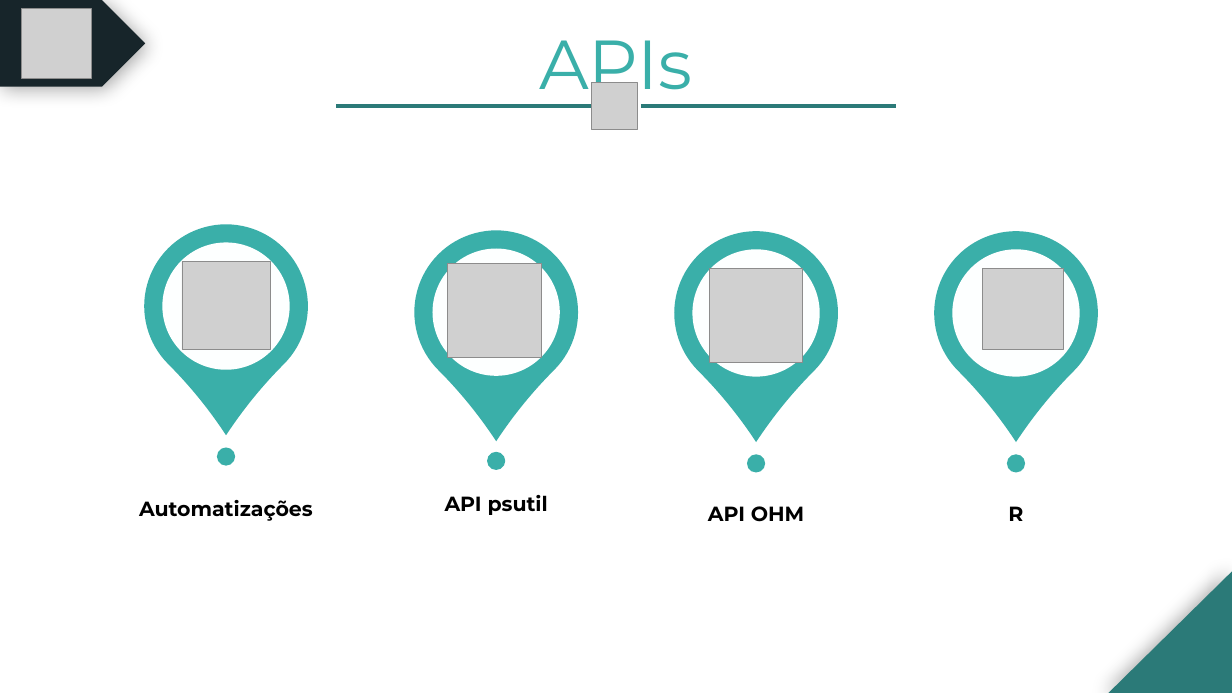
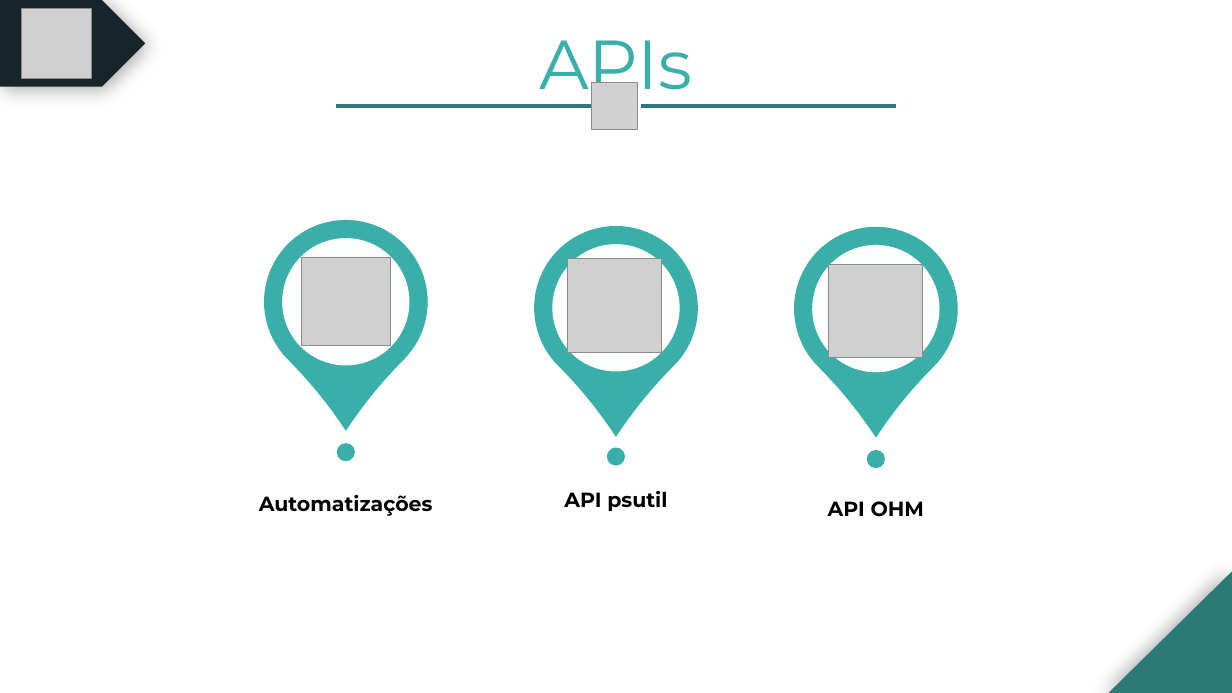
Before and after one commit to BandTec/grupo-10-ccoa-20201, a slide deck: slide 19 of MONITORAMENTO/Documentação/PPTs/Cold Stock Apresentação - Sprint 3.pptx (slide 13 before the commit). Drawn at 1232x693 pixels with LibreOffice and Linux fonts; fonts in the diff are those of the drawing; grey boxes stand for pictures. Boxes give left, top, right and bottom in pixels: in the first picture for what was removed or moved away, otherwise in the second. Text is boxed around its words. In the diff, an @@ line names an element or a change of style, - is before the commit and + after.

```diff
--- a/MONITORAMENTO/Documentação/PPTs/Cold Stock Apresentação - Sprint 3.pptx
+++ b/MONITORAMENTO/Documentação/PPTs/Cold Stock Apresentação - Sprint 3.pptx
@@ teardrop removed at [901, 197, 1132, 429] @@
@@ 6 ellipses, 3 pictures, 3 texts, 3 teardrops: place and size @@
-6 ellipses, 3 pictures, 3 texts, 3 teardrops at [110, 191, 872, 522]
+6 ellipses, 3 pictures, 3 texts, 3 teardrops at [230, 186, 991, 517]
@@ ellipse removed at [953, 250, 1080, 377] @@
@@ picture removed at [982, 269, 1064, 350] @@
@@ ellipse removed at [1007, 455, 1026, 473] @@
@@ text removed at [1008, 506, 1023, 521] @@
-R
```
Also in this commit, not shown: 7 other slides changed, 11 slides added, 9 slides removed, 1 other file.
